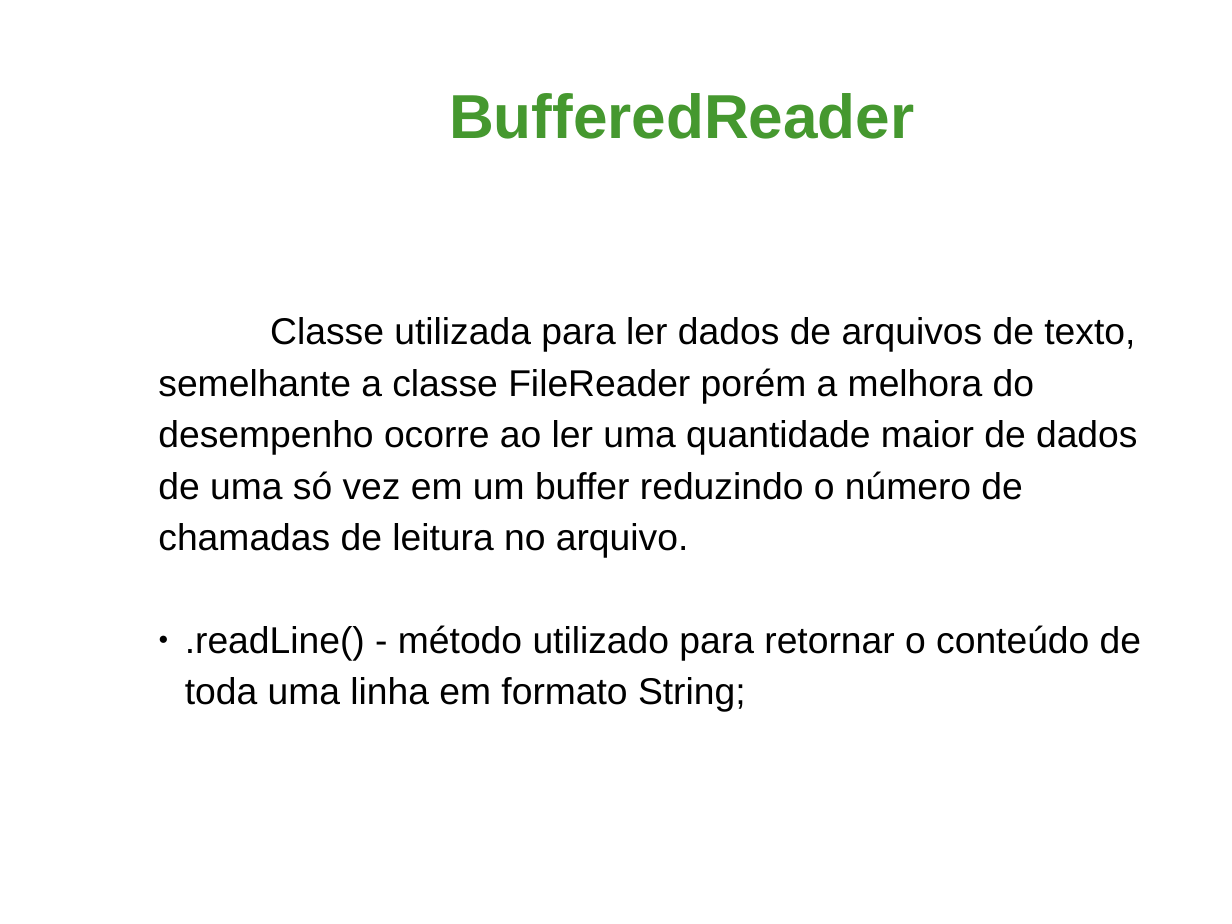
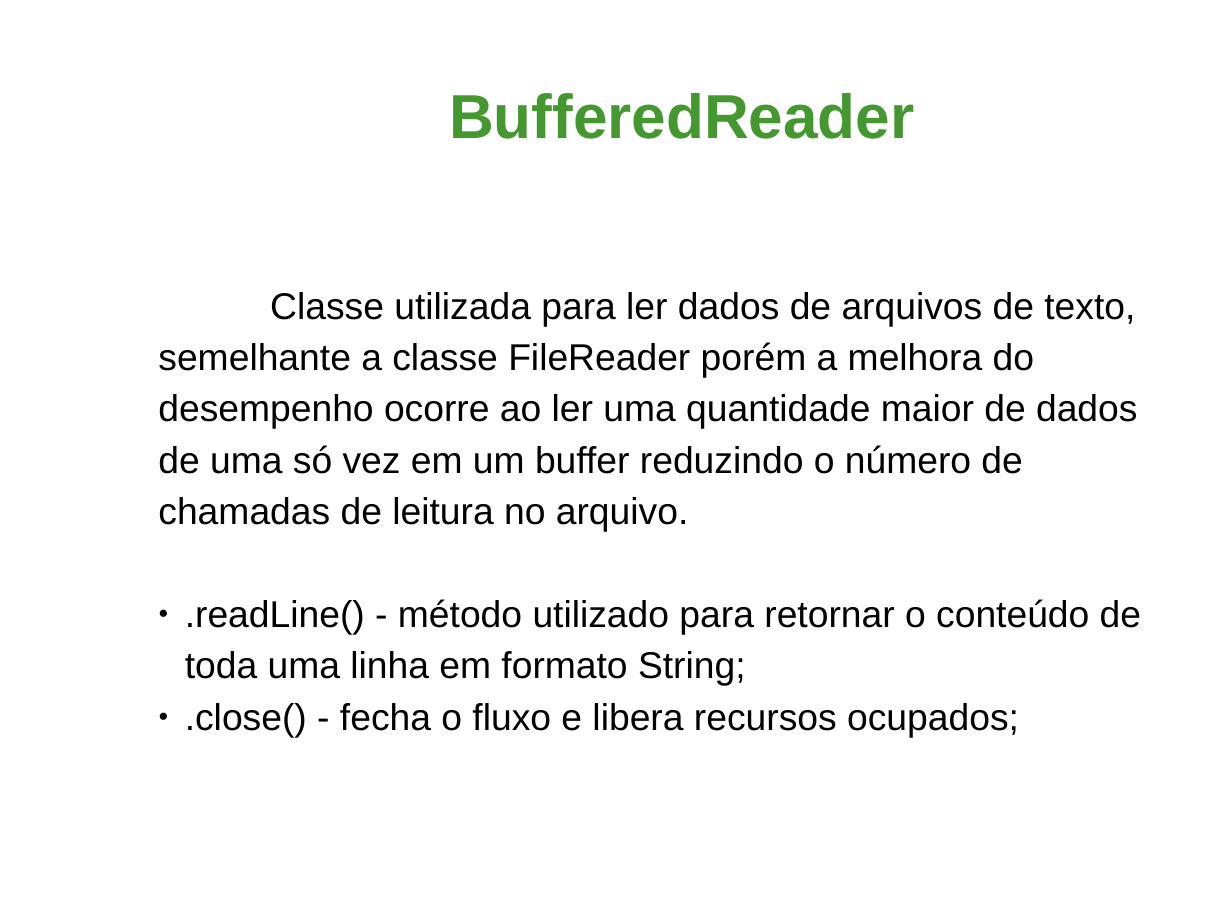
Before and after one commit to MathPDB/BFWBFR, a slide deck: slide 4 of BFR_BFW.pptx. Drawn at 1232x924 pixels with LibreOffice and Linux fonts; fonts in the diff are those of the drawing; background and template pictures are left out. Boxes give left, top, right and bottom in pixels: in the first picture for what was removed or moved away, otherwise in the second. Text is boxed around its words. In the diff, an @@ line names an element or a change of style, - is before the commit and + after.

```diff
--- a/BFR_BFW.pptx
+++ b/BFR_BFW.pptx
@@ text at (x1=185, y1=703, x2=1019, y2=738): paragraph added @@
+● .close() - fecha o fluxo e libera recursos ocupados;
```
Also in this commit, not shown: 2 other slides changed, 3 slides added.
